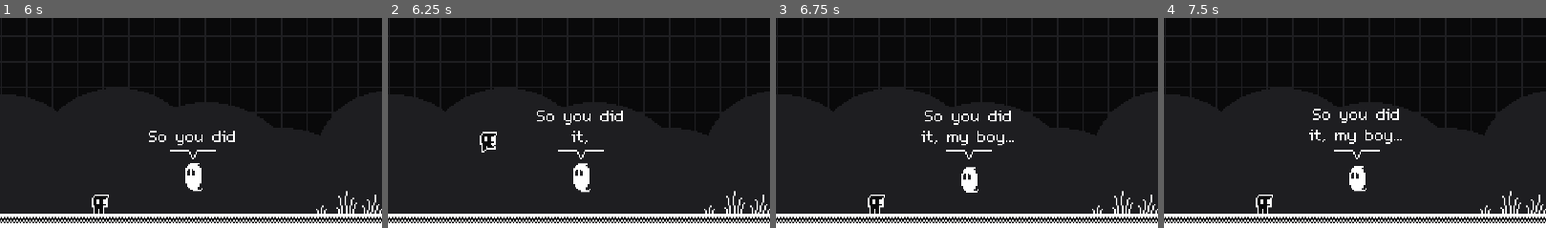
Above: before the commit, frames 1-4 (left to right).
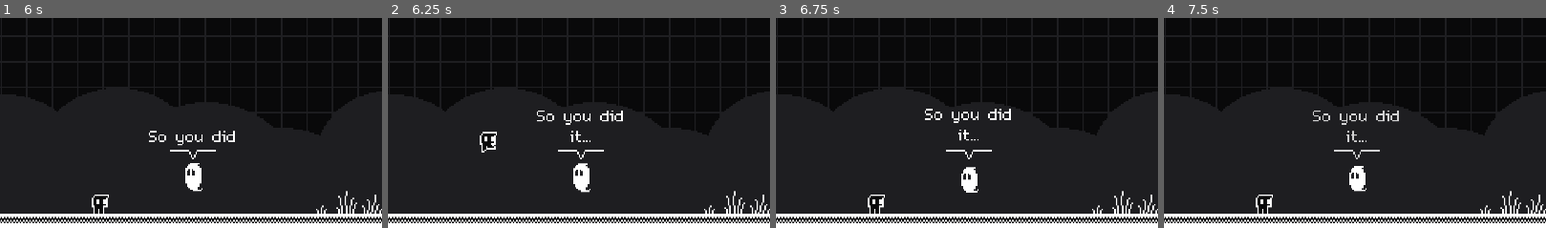
Above: after the commit, the same moments.

Repository: Grumelkeks/GO2024-Secrets
Game: Godot game, scene res://Stages/EndArea/end_area.tscn
The game is run twice, just before and just after one commit, with the same random seed, the same clock (stepped at 60 frames per second) and the same inputs. This scene is started directly instead of the project's main scene.
Inputs:
- Up to frame 1 (6 s): hold D (right) 0.53-2.03 s; tap Space (jump) at 0.77, 1.52, 3.02, 3.77, 4.52 s; hold A (left) 2.03-2.78 s; hold D (right) 2.78-4.28 s; hold A (left) 4.28-5.03 s; hold D (right) 5.03-5.78 s; hold A (left) from 5.78 s (still down)
- Up to frame 2 (6.25 s): keep holding A (left); tap Space (jump) at 6.02 s
- Up to frame 3 (6.75 s): keep holding A (left)
- Up to frame 4 (7.5 s): tap Space (jump) at 6.77 s; release A (left) at 7.28 s; hold D (right) from 7.28 s (still down)
The pictures show only the part of the screen within x 26-76%, y 42-92%; the shares and areas given below are measured in that part.

Frame 1 is identical in both runs. In frame 2, 0.1% of the frame differs, in the area x 47-53%, y 53-60%; in frame 3, 0.9%; in frame 4, 1.1%, in the area x 38-63%, y 43-68%.

Commit message:
Changed Hermit Code

Diff:
--- a/Entities/Hermit/Ghost/hermit_ghost.gd
+++ b/Entities/Hermit/Ghost/hermit_ghost.gd
@@ -1,7 +1,7 @@
 extends Hermit
 
 var dialogue := [
-	"So you did it, my boy...",
+	"So you did it...",
 	"You found every ending",
 	"You can be proud of yourself",
 	"... What's the reward, you're asking?",
--- a/Entities/Hermit/hermit.gd
+++ b/Entities/Hermit/hermit.gd
@@ -16,16 +16,16 @@
 	"general" : "Press [Tab] to show the endings menu",
 	"flags" : "There's a flag to climb in all 3 areas...",
 	# Normal
-	"castle" : "Is there really no way to get into the castle...",
+	"castle" : "That flag pole look oddly pushable...",
 	"death" : "The sharpest path may lead to freedom...",
 	"grassDoor" : "I'm sure you can get to the door up there...",
 	# Cave
 	"torches" : "The light will guide you to an end...",
-	"roast" : "Cold. Warm. Warmer. Scorching. Burning...",
+	"roast" : "Don't stand by the fire for too long!",
 	"caveDoor" : "Squeeze through a gap in the cave to find a door...",
 	# Air
 	"castleTop" : "Ascend to the sky, then take the plunge...",
-	"coins" : "Collecting the stars might lead you somewhere...",
+	"coins" : "Everything can be bought... even an ending",
 	"airDoor" : "I heard there's a door hidden somewhere in the clouds...",
 	# Extras
 	"caveLocked" : "Have you found a way into the underground yet?",
@@ -36,7 +36,7 @@
 	"I'm just a hermit why are you questioning me?",
 	"It's been so long since I've talked to someone...",
 	"I still remember the time when I travelled these lands",
-	"Need any more hints?"
+	"Need any more hints?",
 ]
 
 var talk_count = 0
@@ -78,9 +78,7 @@
 	active_endings.shuffle()
 
 func speak():
-	#if talk_count == 0:
-		#show_text(text_dict["general"])
-	if talk_count % 4 == 0:
+	if (talk_count + 1) % 4 == 0:
 		show_text(secret_text.pick_random())
 	else:
 		show_text(text_dict[active_endings[endings_position % active_endings.size()]])
--- a/project.godot
+++ b/project.godot
@@ -38,22 +38,26 @@
 "deadzone": 0.5,
 "events": [Object(InputEventKey,"resource_local_to_scene":false,"resource_name":"","device":-1,"window_id":0,"alt_press …(192 unchanged characters)…
 , Object(InputEventKey,"resource_local_to_scene":false,"resource_name":"","device":-1,"window_id":0,"alt_pressed":false …(186 unchanged characters)…
+, Object(InputEventJoypadMotion,"resource_local_to_scene":false,"resource_name":"","device":-1,"axis":0,"axis_value":1.0,"script":null)
 ]
 }
 left={
 "deadzone": 0.5,
 "events": [Object(InputEventKey,"resource_local_to_scene":false,"resource_name":"","device":-1,"window_id":0,"alt_press …(191 unchanged characters)…
 , Object(InputEventKey,"resource_local_to_scene":false,"resource_name":"","device":-1,"window_id":0,"alt_pressed":false …(186 unchanged characters)…
+, Object(InputEventJoypadMotion,"resource_local_to_scene":false,"resource_name":"","device":-1,"axis":0,"axis_value":-1.0,"script":null)
 ]
 }
 jump={
 "deadzone": 0.5,
 "events": [Object(InputEventKey,"resource_local_to_scene":false,"resource_name":"","device":-1,"window_id":0,"alt_press …(191 unchanged characters)…
+, Object(InputEventJoypadButton,"resource_local_to_scene":false,"resource_name":"","device":-1,"button_index":0,"pressure":0.0,"pressed":false,"script":null)
 ]
 }
 menu={
 "deadzone": 0.5,
 "events": [Object(InputEventKey,"resource_local_to_scene":false,"resource_name":"","device":-1,"window_id":0,"alt_press …(195 unchanged characters)…
+, Object(InputEventJoypadButton,"resource_local_to_scene":false,"resource_name":"","device":-1,"button_index":6,"pressure":0.0,"pressed":false,"script":null)
 ]
 }
 
